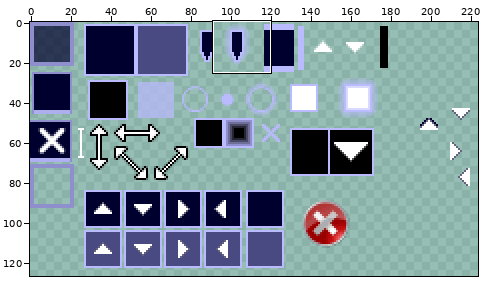
Two states of a sprite sheet, deploy/gui/drawables/elements.png. Above: a wide view before the commit, with the close-up outlined.
Close-up. As it was:
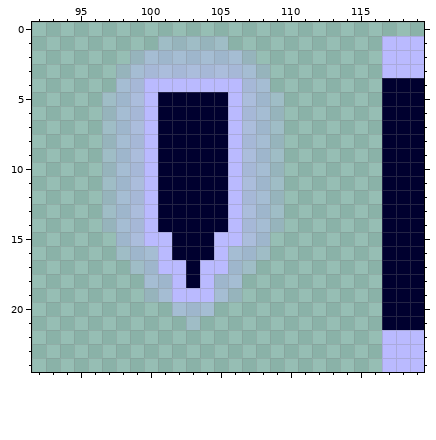
The file is 256x128 pixels. Pixels under 10% opacity are left out. Colours within 5 levels of each other are drawn and written as one. Shown: x 92..119, y 0..24. The wide view leaves out empty margins.
New version:
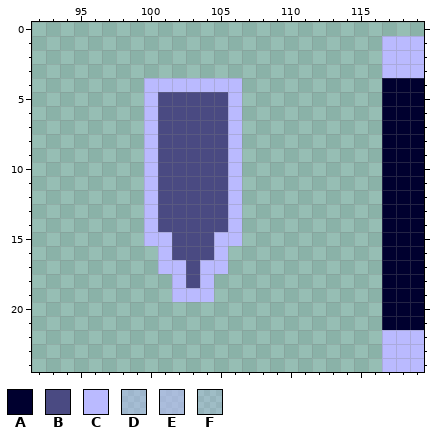
Palette (. is transparent): A #00002f  B #4a4a82  C #babaff  D #bbbbfe6a  E #bcbcfd8d  F #bbbbff3c
Changes in this commit:
y 1: x 101..105 FFFFF -> .....
y 2: x 99..107 FDDDDDDDF -> .........
y 3: x 98..108 FDEEEEEEEDF -> ...........
y 4: x 98..99 DE -> ..; x 107..108 ED -> ..
y 5..14: x 97..99 FDE -> ...; x 101..105 AAAAA -> BBBBB; x 107..109 EDF -> ...
y 15: x 98..99 DE -> ..; x 102..104 AAA -> BBB; x 107..108 ED -> ..
y 16: x 98..100 FDD -> ...; x 102..104 AAA -> BBB; x 106..108 DDF -> ...
y 17: x 99..100 FD -> ..; x 103 A -> B; x 106..107 DF -> ..
y 18: x 100..101 DD -> ..; x 103 A -> B; x 105..106 DD -> ..
y 19: x 100..101 FD -> ..; x 105..106 DF -> ..
y 20: x 102..104 DDD -> ...
y 21: x 103 F -> .
Where, in picture pixels (left, top, right, bottom), the same in both close-ups:
changed: (102, 36, 284, 330)
